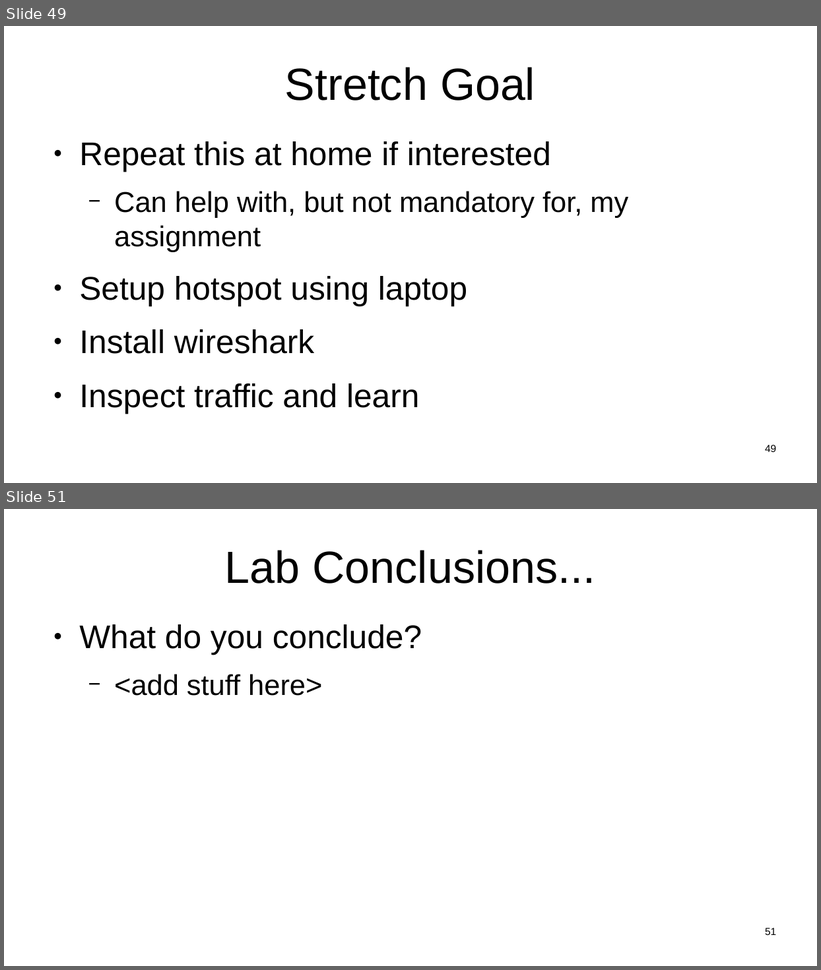
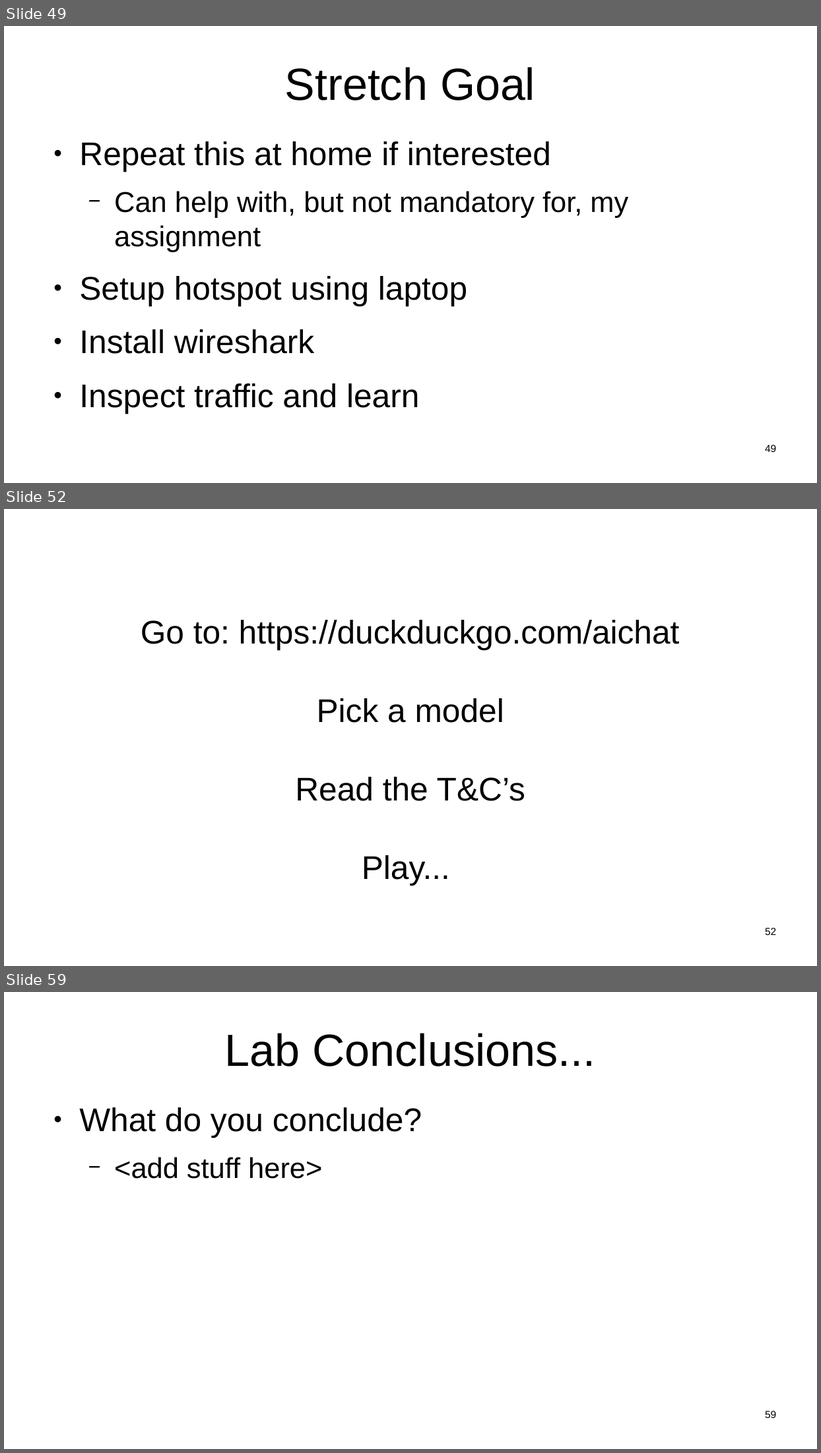
Before and after one commit to sftcd/witidtm, a slide deck: lectures/2024-2025/labs.odp. Shown one above the other, each under a label of ours: slides 49 and 51 before the commit, slides 49, 52 and 59 after it; the slides between them are not shown. The pictures are 821x970 and 821x1453 pixels, drawn with LibreOffice and Linux fonts; fonts in the diff are those of the drawing. Boxes give left, top, right and bottom in pixels: in the first picture for what was removed or moved away, otherwise in the second. Text is boxed around its words. In the diff, an @@ line names an element or a change of style, - is before the commit and + after.

```diff
--- a/lectures/2024-2025/labs.odp
+++ b/lectures/2024-2025/labs.odp
@@ slide 52 added at (4, 509, 817, 966), background #FFFFFF @@
@@ subtitle added at (141, 620, 680, 886), 32 pt, text #000000 @@
+Go to: https://duckduckgo.com/aichat
+Pick a model
+Read the T&C’s
+Play...
@@ page number added at (765, 928, 776, 935), 10 pt, text #000000 @@
+52
@@ what was slide 51 is now slide 59 @@
@@ page number at (765, 1411, 776, 1418): text changed @@
-51
+59
```
Also in this commit, not shown: 7 slides changed, 7 other slides added, 3 other files.
